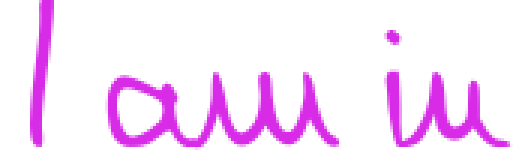
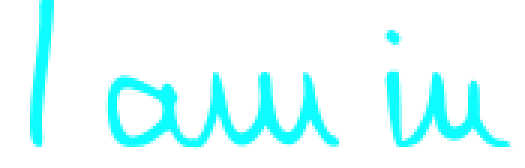
Two versions of the same layered image (525px x 168px). Layer-by-layer changes:
painted on "I am in" over [30, 0, 513, 150]
